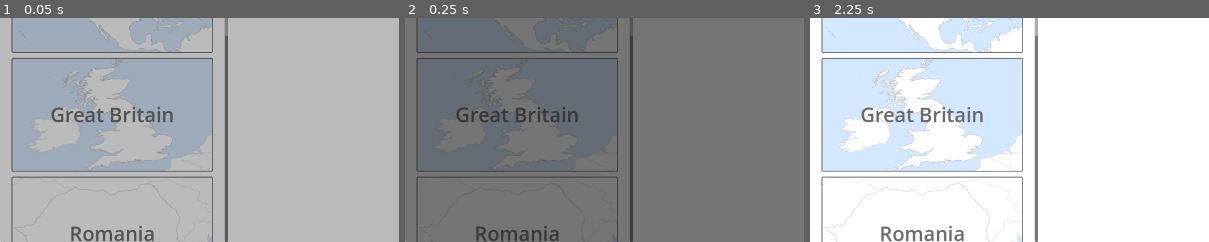
Above: before the commit, frames 1-3 (left to right).
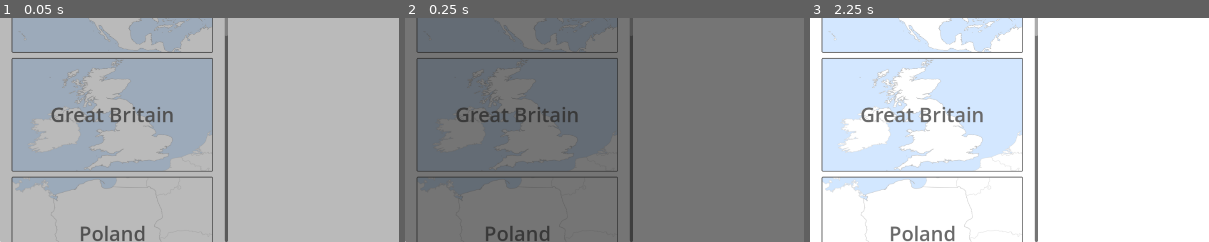
Above: after the commit, the same moments.

Repository: prvak/blind-map
Game: Godot game, scene res://Scenes/Main.tscn
Same seed, same stepped clock (60 frames per second), same inputs: the game is played once before the commit and once after it.
Inputs (mouse positions are % of the whole screen's width and height, from its top left):
- Up to frame 1 (0.05 s): no input
- Up to frame 2 (0.25 s): no input
- Up to frame 3 (2.25 s): click "Ok" at 0.5 s; click (95, 94) at 1.25 s; click "Ok" at 2 s
The pictures show only the part of the screen within x 0-50%, y 50-100%; the shares and areas given below are measured in that part.

The runs differ from the first frame. In frame 1, 1.8% of the frame differs, in the area x 3-54%, y 71-100%; in frame 2, 0.7%; in frame 3, 2.2%.

Commit message:
Fix inconsistent sorting by language priorities

Diff:
--- a/BlindMap/Scripts/Scenes/MainMenu.gd
+++ b/BlindMap/Scripts/Scenes/MainMenu.gd
@@ -118,7 +118,7 @@
 			return false
 
 		var name_a = a.ItemLabel.text
-		var name_b = a.ItemLabel.text
+		var name_b = b.ItemLabel.text
 		if name_a != name_b:
 			return name_a < name_b
 		var index_a = children.find(a)
